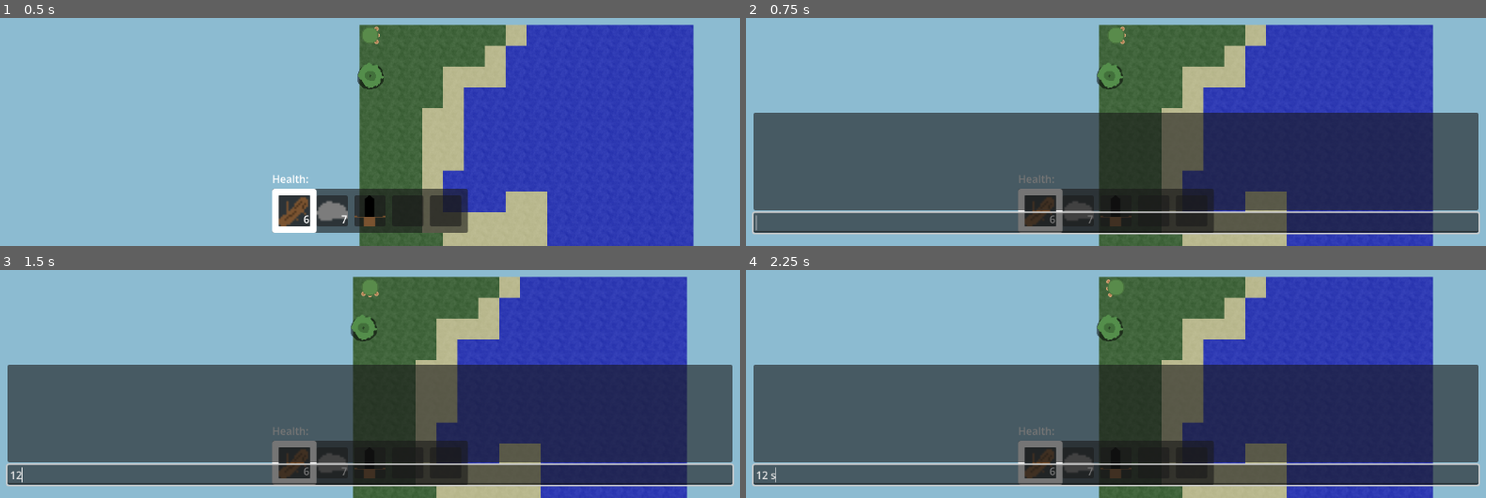
Above: before the commit, frames 1-4 (two rows, left to right).
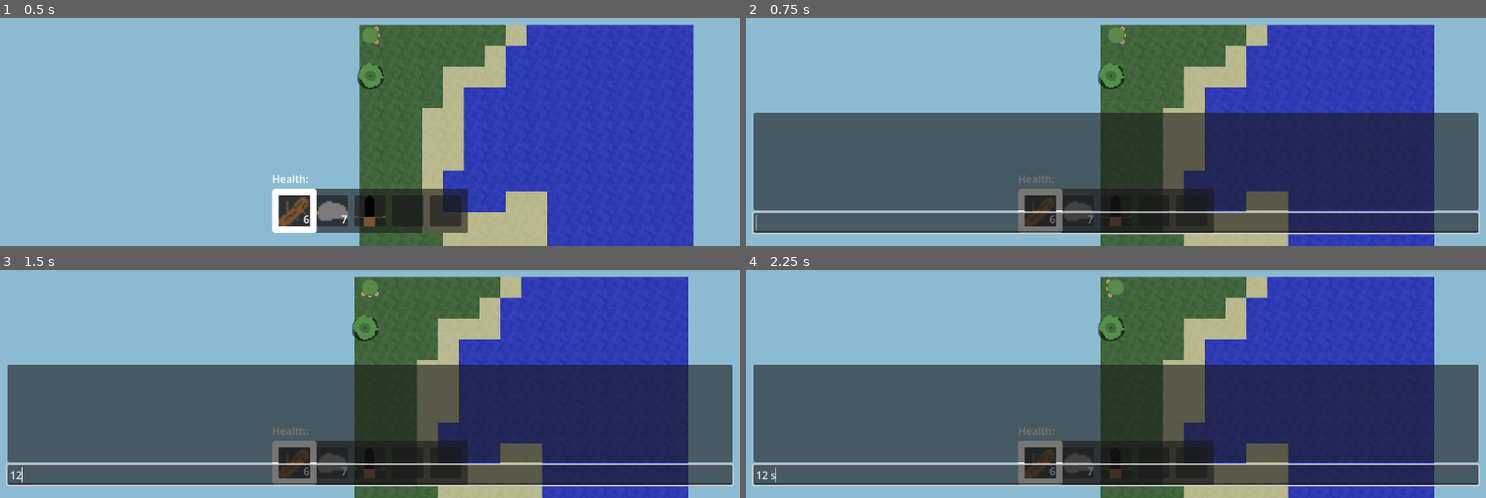
Above: after the commit, the same moments.

Repository: artmouse155/lets_survive
Game: Godot game, scene res://Scenes/WorldTest.tscn
Same seed, same stepped clock (60 frames per second), same inputs: the game is played once before the commit and once after it.
Inputs (mouse positions are in pixels of both pictures, inside the frame that each line leads up to):
- Up to frame 1 (0.5 s): no input
- Up to frame 2 (0.75 s): tap Enter at 0.5 s; hold D (right) from 0.53 s (still down); tap T (chat) at 0.6 s; click (1116, 36) at 0.67 s
- Up to frame 3 (1.5 s): release D (right) at 1.25 s; click (370, 475) at 1.27 s; type "12" at 1.35 s
- Up to frame 4 (2.25 s): tap Space at 2 s; move the mouse to (968, 308) at 2.02 s; hold S (down) from 2.03 s (still down); click (968, 308) at 2.1 s

Frame 1 is identical in both runs. In frame 2, 0.8% of the frame differs, in the area x 47-94%, y 2-100%; in frame 3, 0.8%; in frame 4, 0.8%.

Commit message:
🏗️(selfbrain) SelfBrain is now a resource rather than a node

Diff:
--- a/Scenes/EntityModel/PlayerEntity.tscn
+++ b/Scenes/EntityModel/PlayerEntity.tscn
@@ -1,8 +1,8 @@
-[gd_scene load_steps=3 format=3 uid="uid://bfwu7kuh082tc"]
+[gd_scene format=3 uid="uid://bfwu7kuh082tc"]
 
 [ext_resource type="PackedScene" uid="uid://b2501naobgh8n" path="res://Scenes/EntityModel/PersonEntity.tscn" id="1_pdhha"]
 [ext_resource type="Script" uid="uid://bq7btvrn0u1rs" path="res://Scripts/World/EntityModel/player_entity.gd" id="1_wqpke"]
 
-[node name="PlayerEntity" node_paths=PackedStringArray("body") instance=ExtResource("1_pdhha")]
+[node name="PlayerEntity" unique_id=160431165 node_paths=PackedStringArray("body") instance=ExtResource("1_pdhha")]
 script = ExtResource("1_wqpke")
 body = NodePath("Body")
--- a/Scenes/MainMenu/game_container.tscn
+++ b/Scenes/MainMenu/game_container.tscn
@@ -4,9 +4,14 @@
 [ext_resource type="PackedScene" uid="uid://dr6w6t2qv7atg" path="res://Scenes/World/world.tscn" id="2_juifl"]
 [ext_resource type="Script" uid="uid://bno5jm45y4cod" path="res://Scripts/GameUI/game_ui.gd" id="3_us7ks"]
 [ext_resource type="PackedScene" uid="uid://bbe71tvxwfhof" path="res://Scenes/GameUI/hotbar.tscn" id="4_juifl"]
+[ext_resource type="Script" uid="uid://yyjkgbfe6jg5" path="res://Scripts/World/BrainModel/SelfBrain.gd" id="4_wwudf"]
 [ext_resource type="PackedScene" uid="uid://blkwdjk1xb8wr" path="res://Scenes/GameUI/inventory_ui.tscn" id="5_us7ks"]
 [ext_resource type="Script" uid="uid://cvl38fv5heg82" path="res://Scripts/GameUI/chat.gd" id="6_udj4x"]
 [ext_resource type="Script" uid="uid://bog3mmqycxk65" path="res://Scripts/Menu/PauseMenu/pause_menus.gd" id="7_jvhxo"]
+
+[sub_resource type="Resource" id="Resource_wwudf"]
+script = ExtResource("4_wwudf")
+metadata/_custom_type_script = "uid://yyjkgbfe6jg5"
 
 [node name="GameContainer" type="Control" unique_id=1042941945 node_paths=PackedStringArray("world", "game_ui", "save_button")]
 layout_mode = 3
@@ -47,9 +52,10 @@
 render_target_update_mode = 4
 
 [node name="World" parent="SubViewportContainer/SubViewport" unique_id=748688719 node_paths=PackedStringArray("game_ui") instance=ExtResource("2_juifl")]
+self_brain = SubResource("Resource_wwudf")
 game_ui = NodePath("../../../GameUI")
 
-[node name="GameUI" type="Control" parent="." unique_id=514799370 node_paths=PackedStringArray("health_label", "pause_menus", "hotbar", "inventory_ui", "chat", "self_brain")]
+[node name="GameUI" type="Control" parent="." unique_id=514799370 node_paths=PackedStringArray("health_label", "pause_menus", "hotbar", "inventory_ui", "chat")]
 process_mode = 3
 layout_mode = 1
 anchors_preset = 15
@@ -63,7 +69,7 @@
 hotbar = NodePath("SafeZone/VBoxContainer/Hotbar")
 inventory_ui = NodePath("SafeZone/InventoryUI")
 chat = NodePath("SafeZone/Chat")
-self_brain = NodePath("../SubViewportContainer/SubViewport/World/SelfBrain")
+self_brain = SubResource("Resource_wwudf")
 
 [node name="SafeZone" type="MarginContainer" parent="GameUI" unique_id=881062343]
 layout_mode = 1
@@ -203,10 +209,6 @@
 layout_mode = 2
 text = "Return to Menu"
 
-[connection signal="self_health_updated" from="SubViewportContainer/SubViewport/World/EntitySpawner" to="GameUI" method="_on_health_updated"]
-[connection signal="self_inventory_updated" from="SubViewportContainer/SubViewport/World/EntitySpawner" to="GameUI" method="_on_player_inventory_updated"]
-[connection signal="self_item_collected" from="SubViewportContainer/SubViewport/World/EntitySpawner" to="GameUI" method="_on_item_collected"]
-[connection signal="self_selected_index_updated" from="SubViewportContainer/SubViewport/World/EntitySpawner" to="GameUI" method="_on_selected_index_updated"]
 [connection signal="gui_input" from="GameUI" to="GameUI" method="_on_gui_input"]
 [connection signal="left_clicked" from="GameUI/SafeZone/InventoryUI" to="GameUI" method="_on_inventory_left_clicked"]
 [connection signal="right_clicked" from="GameUI/SafeZone/InventoryUI" to="GameUI" method="_on_inventory_right_clicked"]
@@ -214,5 +216,3 @@
 [connection signal="text_submitted" from="GameUI/SafeZone/Chat/VBoxContainer/LineEdit" to="GameUI/SafeZone/Chat" method="_on_line_edit_text_submitted"]
 [connection signal="pressed" from="PauseMenus/PauseScreen/PanelContainer/MarginContainer/VBoxContainer/Resume" to="GameUI" method="resume"]
 [connection signal="pressed" from="PauseMenus/PauseScreen/PanelContainer/MarginContainer/VBoxContainer/Return" to="." method="return_to_main_menu"]
-
-[editable path="SubViewportContainer/SubViewport/World"]
--- a/Scenes/World/world.tscn
+++ b/Scenes/World/world.tscn
@@ -1,27 +1,21 @@
-[gd_scene load_steps=5 format=3 uid="uid://dr6w6t2qv7atg"]
+[gd_scene format=3 uid="uid://dr6w6t2qv7atg"]
 
 [ext_resource type="Script" uid="uid://d4nnyh3h5l7bl" path="res://Scripts/World/world.gd" id="1_a02cp"]
-[ext_resource type="Script" uid="uid://yyjkgbfe6jg5" path="res://Scripts/World/BrainModel/SelfBrain.gd" id="3_5ukr8"]
 [ext_resource type="Script" uid="uid://53rs4mt5chvi" path="res://Scripts/World/entity_spawner.gd" id="3_fo5ed"]
 [ext_resource type="Script" uid="uid://bbt2pnjpjtcwn" path="res://Scenes/World/chunk_loader.gd" id="3_vadfg"]
 
-[node name="World" type="Node2D" node_paths=PackedStringArray("entity_spawner", "chunk_loader")]
+[node name="World" type="Node2D" unique_id=1082598684 node_paths=PackedStringArray("entity_spawner", "chunk_loader")]
 script = ExtResource("1_a02cp")
 entity_spawner = NodePath("EntitySpawner")
 chunk_loader = NodePath("ChunkLoader")
 metadata/_custom_type_script = "uid://d4nnyh3h5l7bl"
 
-[node name="SelfBrain" type="Node" parent="."]
-script = ExtResource("3_5ukr8")
-metadata/_custom_type_script = "uid://yyjkgbfe6jg5"
-
-[node name="ChunkLoader" type="Node2D" parent="."]
+[node name="ChunkLoader" type="Node2D" parent="." unique_id=578091348]
 script = ExtResource("3_vadfg")
 metadata/_custom_type_script = "uid://bbt2pnjpjtcwn"
 
-[node name="EntitySpawner" type="Node2D" parent="." node_paths=PackedStringArray("self_brain")]
+[node name="EntitySpawner" type="Node2D" parent="." unique_id=1645603507]
 script = ExtResource("3_fo5ed")
-self_brain = NodePath("../SelfBrain")
 metadata/_custom_type_script = "uid://53rs4mt5chvi"
 
 [connection signal="world_item_dropped" from="ChunkLoader" to="EntitySpawner" method="on_world_item_dropped"]
--- a/Scripts/Menu/MainMenu/GameContainer.gd
+++ b/Scripts/Menu/MainMenu/GameContainer.gd
@@ -24,5 +24,5 @@
 func testLoad(world_save : WorldSave, player_save : PlayerSave) -> void:
 	world.start(world_save, player_save)
 
-func save(world_name : String, player_name : String) -> void:
+func save(_world_name : String, player_name : String) -> void:
 	SaveLoad.save_player(player_name, world.get_updated_self_save())
--- a/Scripts/World/BrainModel/Brain.gd
+++ b/Scripts/World/BrainModel/Brain.gd
@@ -1,6 +1,9 @@
 @icon("uid://crgtq8dkggumf")
 @abstract
-class_name Brain extends Node
+class_name Brain extends Resource
 
 func _emit(s : Signal, ...args: Array) -> void:
 	s.emit.callv(args)
+
+@abstract
+func physics_process(_delta: float, viewport: Viewport) -> void
--- a/Scripts/World/BrainModel/PersonBrain.gd
+++ b/Scripts/World/BrainModel/PersonBrain.gd
@@ -1,3 +1,4 @@
+@abstract
 class_name PersonBrain extends Brain
 
 @warning_ignore_start("unused_signal")
--- a/Scripts/World/BrainModel/SelfBrain.gd
+++ b/Scripts/World/BrainModel/SelfBrain.gd
@@ -1,8 +1,8 @@
 class_name SelfBrain extends PlayerBrain
 
-func _physics_process(_delta: float) -> void:
+func physics_process(_delta: float, viewport: Viewport) -> void:
 
-	_get_look_direction()
+	_get_look_direction(viewport)
 	if is_movement_disabled:
 		return
 	_get_movement_vector()
@@ -31,8 +31,8 @@
 		_emit(drop_selected_item)
 
 
-func _get_look_direction() -> void:
-	var mouse_angle := (get_viewport().get_mouse_position() - (get_tree().get_root().size / 2.0)).angle()
+func _get_look_direction(viewport: Viewport) -> void:
+	var mouse_angle := (viewport.get_mouse_position() - (viewport.get_visible_rect().size / 2.0)).angle()
 	_emit(look_target,mouse_angle)
 
 
--- a/Scripts/World/EntityModel/player_entity.gd
+++ b/Scripts/World/EntityModel/player_entity.gd
@@ -27,6 +27,7 @@
 
 func _physics_process(delta: float) -> void:
 	super._physics_process(delta)
+	brain.physics_process(delta, get_viewport())
 	position_updated.emit(position)
 
 func _set_in_ui(value : bool) -> void:
--- a/Scripts/World/entity_spawner.gd
+++ b/Scripts/World/entity_spawner.gd
@@ -8,7 +8,7 @@
 signal self_health_updated(health : float)
 
 const PLAYER_PACKED : PackedScene = preload("uid://bfwu7kuh082tc")
-@export var self_brain : SelfBrain
+var self_brain : SelfBrain
 
 var get_updated_self_save : Callable
 
--- a/Scripts/World/world.gd
+++ b/Scripts/World/world.gd
@@ -5,9 +5,28 @@
 
 @export var entity_spawner : EntitySpawner
 @export var chunk_loader : ChunkLoader
-
+@export var self_brain : SelfBrain
 @export var game_ui : GameUI
 
+
+func _ready() -> void:
+	if self_brain:
+		if entity_spawner:
+			entity_spawner.self_brain = self_brain
+		else:
+			push_warning("No EntitySpawner connected to World node.")
+	else:
+		push_warning("No SelfBrain connected to World node.")
+	if game_ui:
+		if entity_spawner:
+			entity_spawner.self_health_updated.connect(game_ui._on_health_updated)
+			entity_spawner.self_inventory_updated.connect(game_ui._on_player_inventory_updated)
+			entity_spawner.self_item_collected.connect(game_ui._on_item_collected)
+			entity_spawner.self_selected_index_updated.connect(game_ui._on_selected_index_updated)
+		else:
+			push_warning("No EntitySpawner connected to World node.")
+	else:
+		push_warning("No Game UI connected to World node.")
 
 func start(world_save : WorldSave, player_save : PlayerSave) -> void:
 	chunk_loader.start(world_save.get_world_seed())
